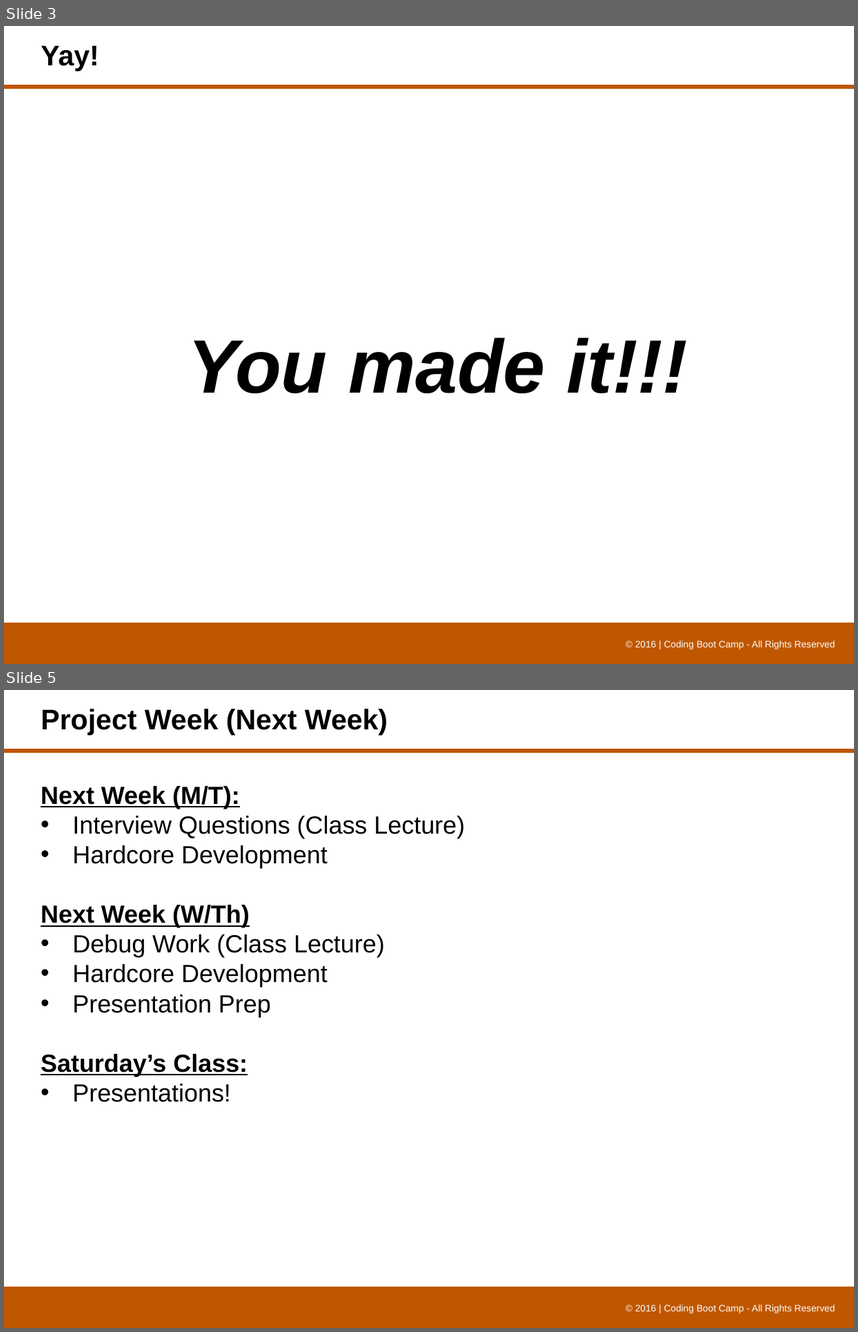
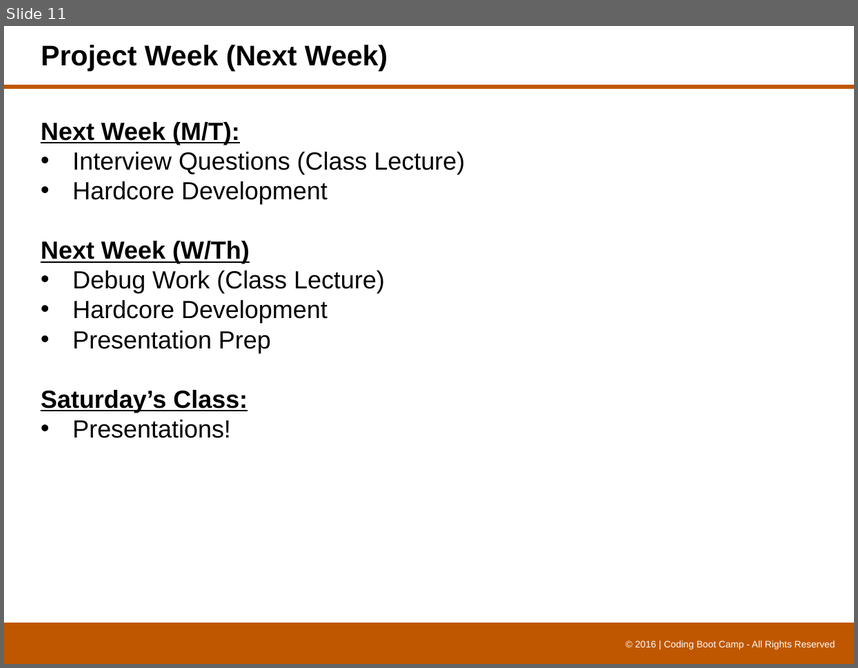
Before and after one commit to threecs/camp, a slide deck: 0419-tth-class-content/08-api-project/8.1/UT-API_Project_Week_1.pptx. Shown one above the other, each under a label of ours: slides 3 and 5 before the commit, slide 11 after it; the slides between them are not shown. The pictures are 858x1332 and 858x668 pixels, drawn with LibreOffice and Linux fonts; fonts in the diff are those of the drawing; background and template pictures are left out. Boxes give left, top, right and bottom in pixels: in the first picture for what was removed or moved away, otherwise in the second. Text is boxed around its words. In the diff, an @@ line names an element or a change of style, - is before the commit and + after.

```diff
--- a/0419-tth-class-content/08-api-project/8.1/UT-API_Project_Week_1.pptx
+++ b/0419-tth-class-content/08-api-project/8.1/UT-API_Project_Week_1.pptx
@@ slide 3 removed at (x1=4, y1=26, x2=854, y2=664), background #FFFFFF; not listed: 3 template elements that a slide beside it also shows @@
@@ title removed at (x1=41, y1=45, x2=99, y2=71) @@
-Yay!
@@ text removed at (x1=188, y1=337, x2=688, y2=393) @@
-You made it!!!
@@ what was slide 5 is now slide 11 @@
```
Also in this commit, not shown: 1 slide changed, 9 slides added, 3 other slides removed, 21 other files.
